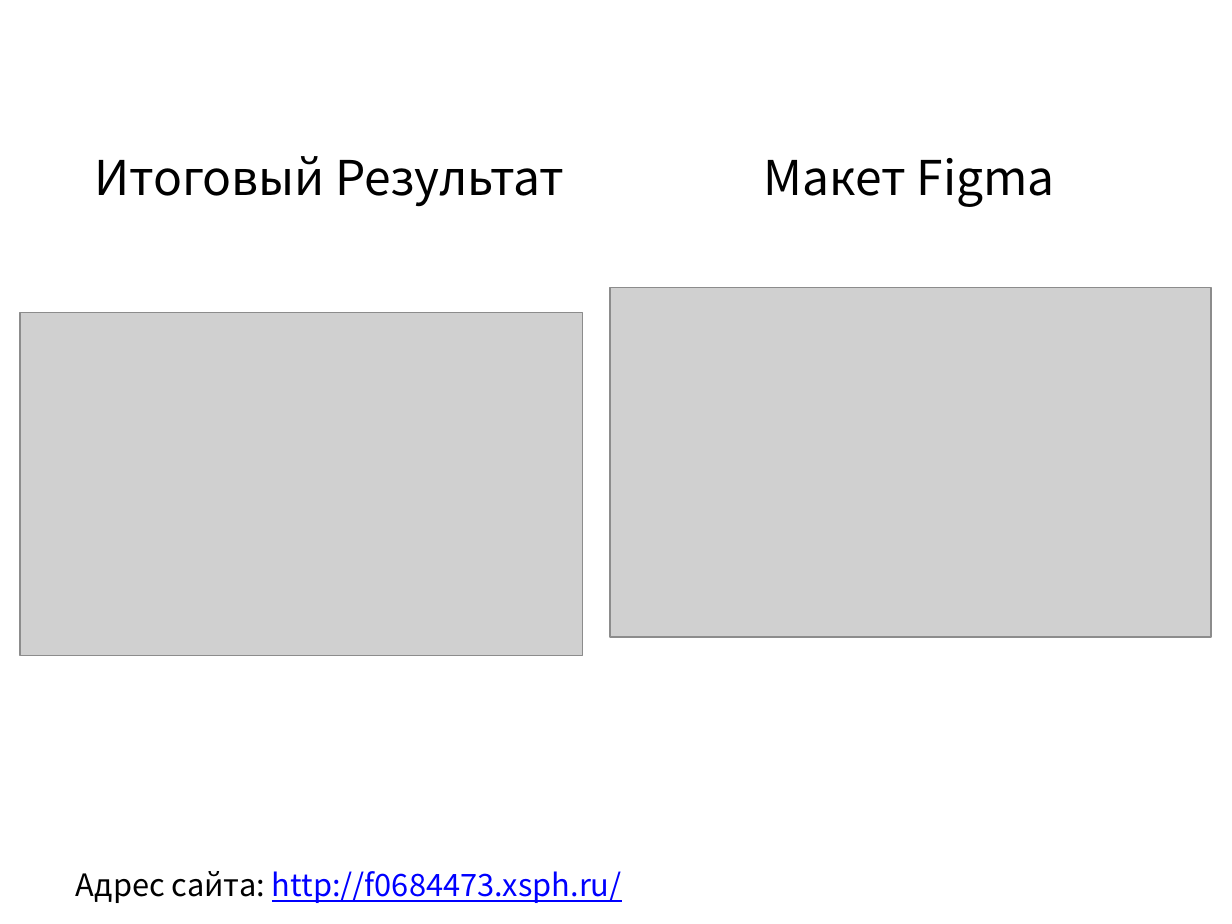
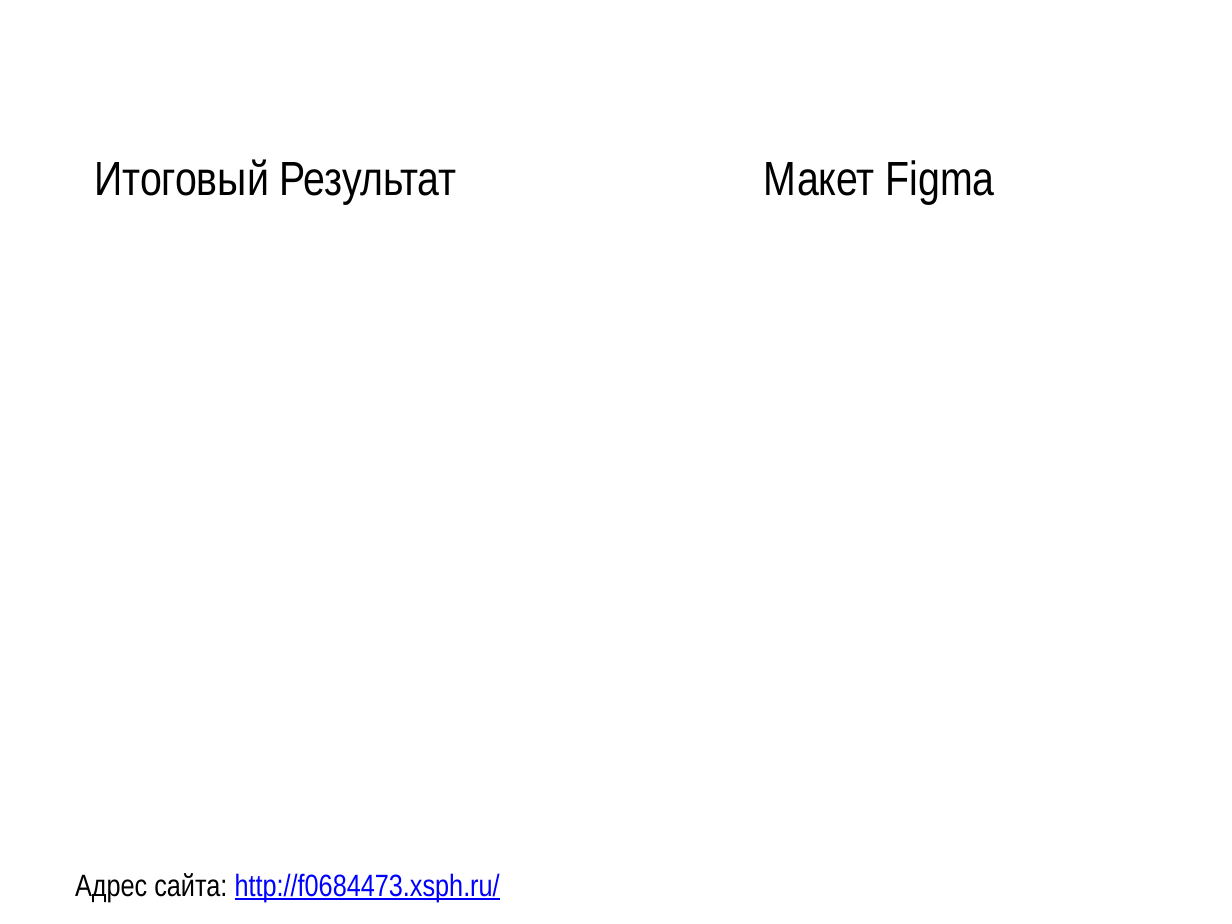
Before and after one commit to VladislavUstinov228/practica, a slide deck: slide 12 of Устинов Владислав С7120Б/презентация.pptx. Drawn at 1232x924 pixels with LibreOffice and Linux fonts; fonts in the diff are those of the drawing; grey boxes stand for pictures. Boxes give left, top, right and bottom in pixels: in the first picture for what was removed or moved away, otherwise in the second. Text is boxed around its words. In the diff, an @@ line names an element or a change of style, - is before the commit and + after.

```diff
--- a/Устинов Владислав С7120Б/презентация.pptx
+++ b/Устинов Владислав С7120Б/презентация.pptx
@@ picture removed at <box>610,287,1211,637</box> @@
@@ picture removed at <box>20,313,583,655</box> @@
@@ font Noto Sans CJK TC to Arial Narrow in 3 elements at <box>94,159,456,205</box>, <box>764,160,995,205</box>, <box>75,873,500,902</box> @@
```
Also in this commit, not shown: 10 other slides changed, 2 slides added, 2 slides removed, 1 other file.
